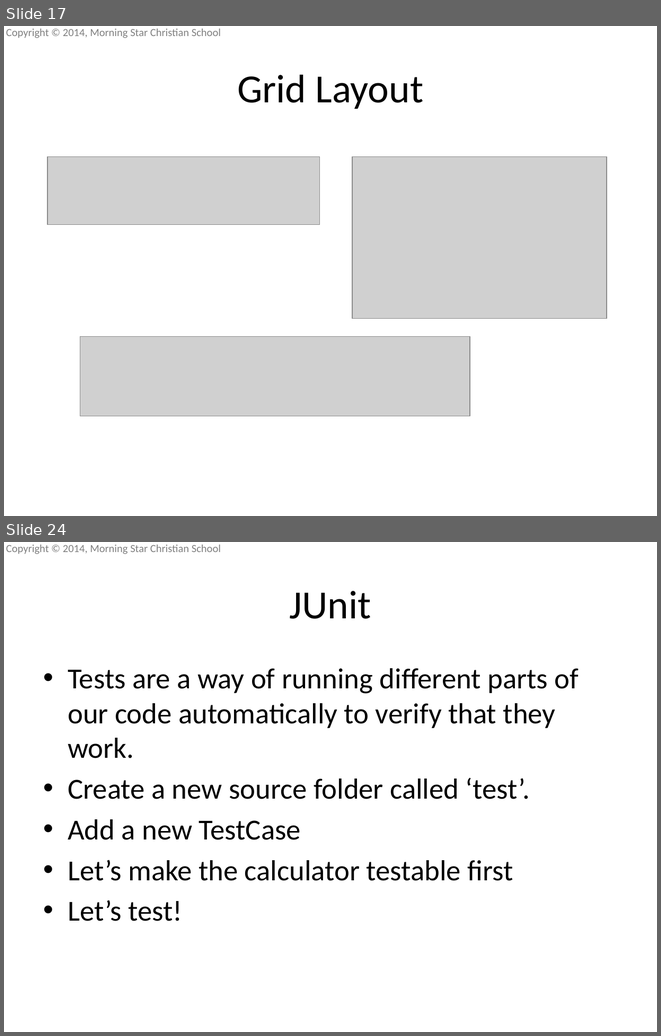
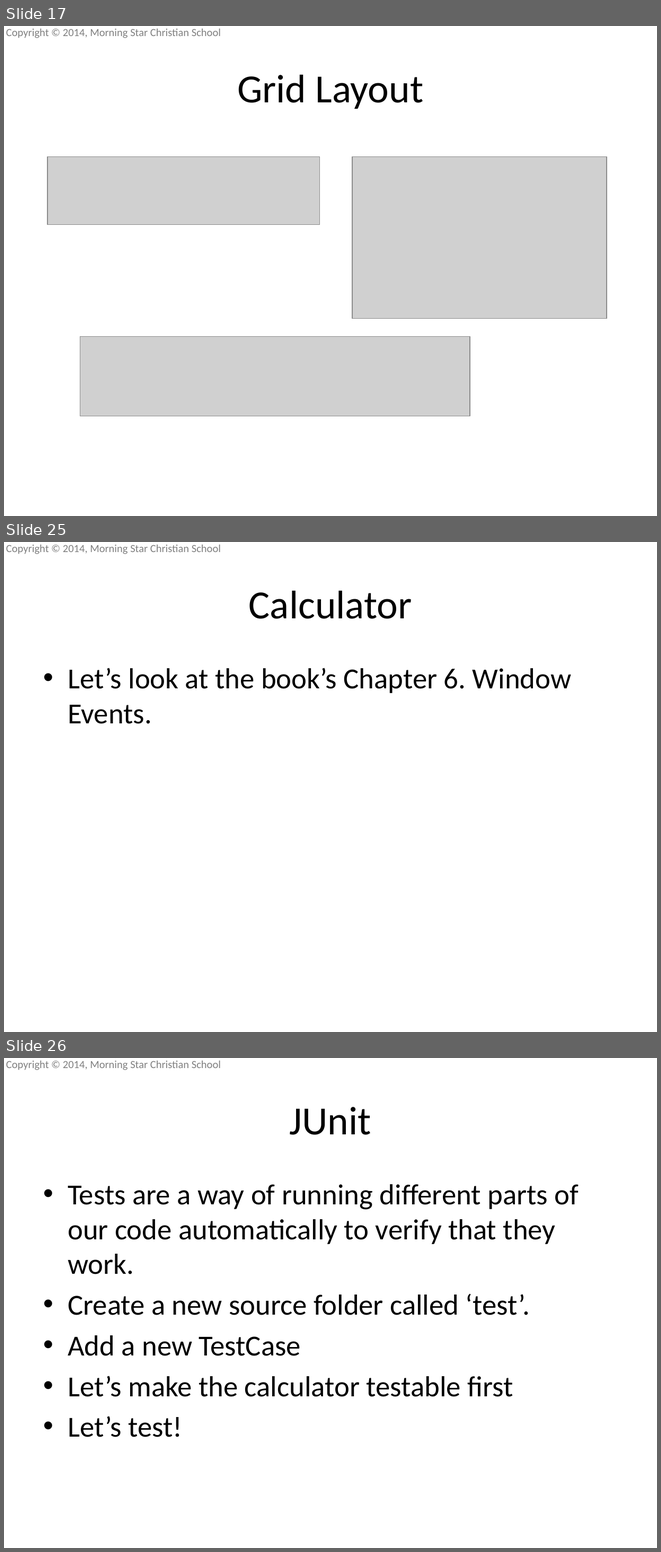
Before and after one commit to mscsbend/presentations, a slide deck: Lesson 3.pptx. Shown one above the other, each under a label of ours: slides 17 and 24 before the commit, slides 17, 25 and 26 after it; the slides between them are not shown. The pictures are 661x1036 and 661x1552 pixels, drawn with LibreOffice and Linux fonts; fonts in the diff are those of the drawing; grey boxes stand for pictures; background and template pictures are left out. Boxes give left, top, right and bottom in pixels: in the first picture for what was removed or moved away, otherwise in the second. Text is boxed around its words. In the diff, an @@ line names an element or a change of style, - is before the commit and + after.

```diff
--- a/Lesson 3.pptx
+++ b/Lesson 3.pptx
@@ slide 25 added at [4,542,657,1032], background picture (left out); not listed: 1 template element that a slide beside it also shows @@
@@ title added at [249,590,412,619], 44 pt, text #000000 @@
+Calculator
@@ text added at [68,668,572,724], 32 pt, text #000000 @@
+• Let’s look at the book’s Chapter 6. Window Events.
@@ what was slide 24 is now slide 26 @@
```
Also in this commit, not shown: 7 slides changed, 7 other slides added.
